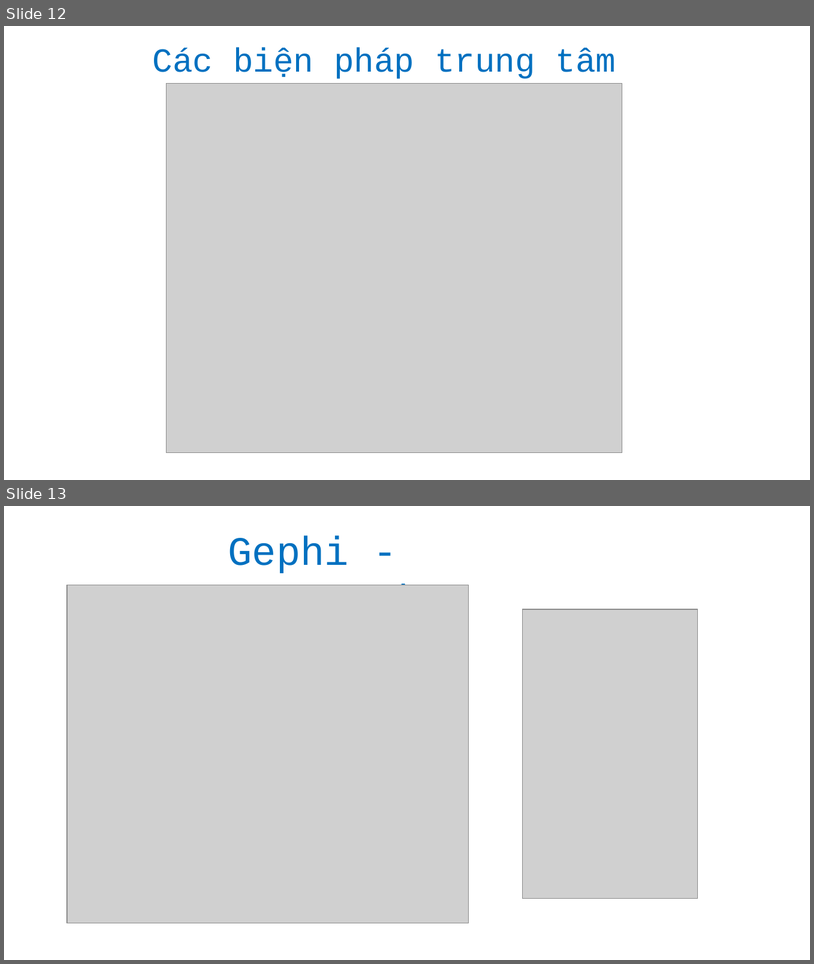
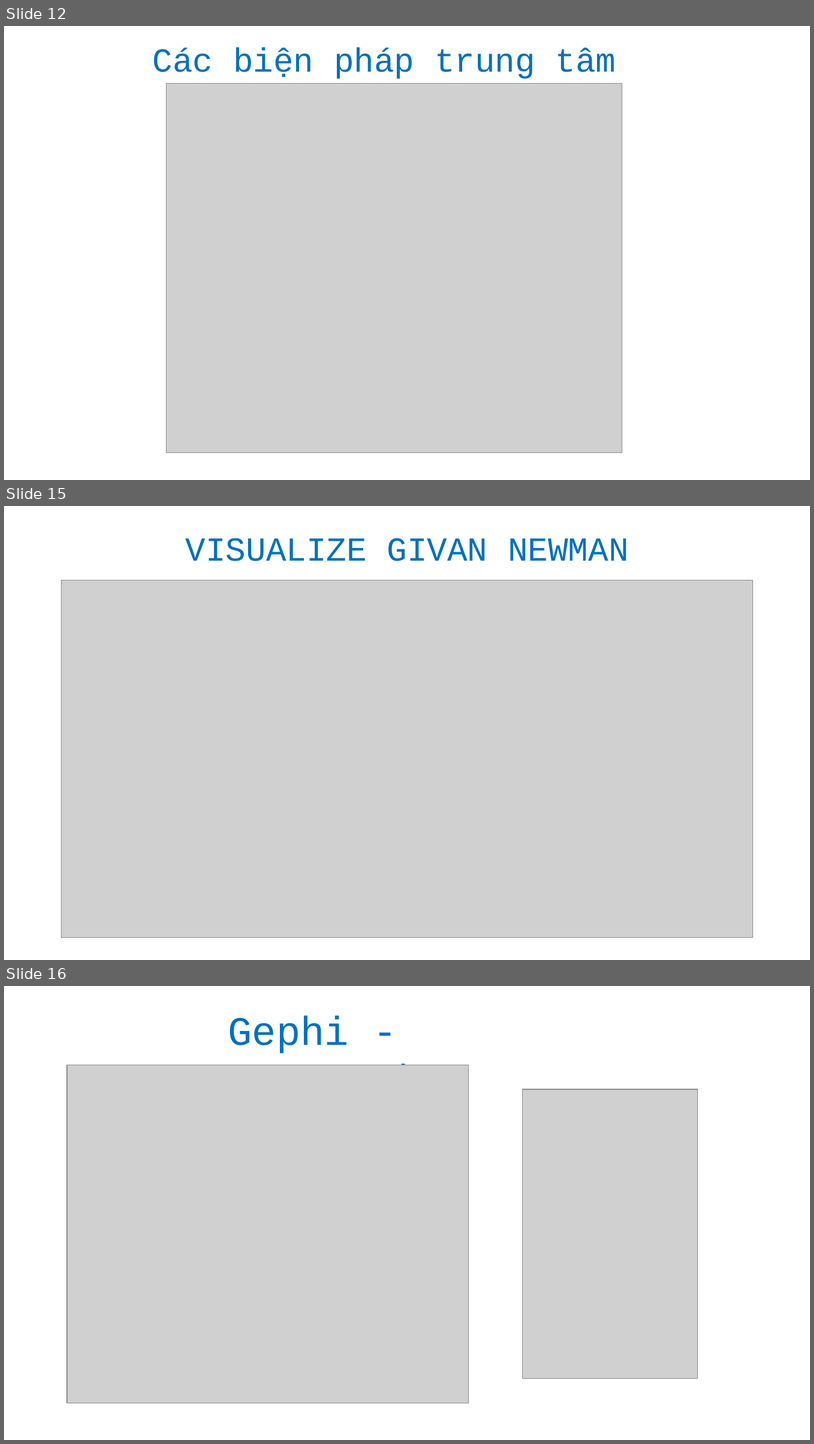
Before and after one commit to 17520605/Social-network-analysis, a slide deck: Socialnetwork.pptx. Shown one above the other, each under a label of ours: slides 12 and 13 before the commit, slides 12, 15 and 16 after it; the slides between them are not shown. The pictures are 814x964 and 814x1444 pixels, drawn with LibreOffice and Linux fonts; fonts in the diff are those of the drawing; grey boxes stand for pictures. Boxes give left, top, right and bottom in pixels: in the first picture for what was removed or moved away, otherwise in the second. Text is boxed around its words. In the diff, an @@ line names an element or a change of style, - is before the commit and + after.

```diff
--- a/Socialnetwork.pptx
+++ b/Socialnetwork.pptx
@@ slide 15 added at (x1=4, y1=506, x2=810, y2=960), background #FFFFFF @@
@@ title added at (x1=186, y1=538, x2=629, y2=561), 40 pt, text #0070C0 @@
+VISUALIZE GIVAN NEWMAN
@@ picture added at (x1=61, y1=580, x2=753, y2=937) @@
@@ what was slide 13 is now slide 16 @@
```
Also in this commit, not shown: 1 slide changed, 3 other slides added, 9 other files.
